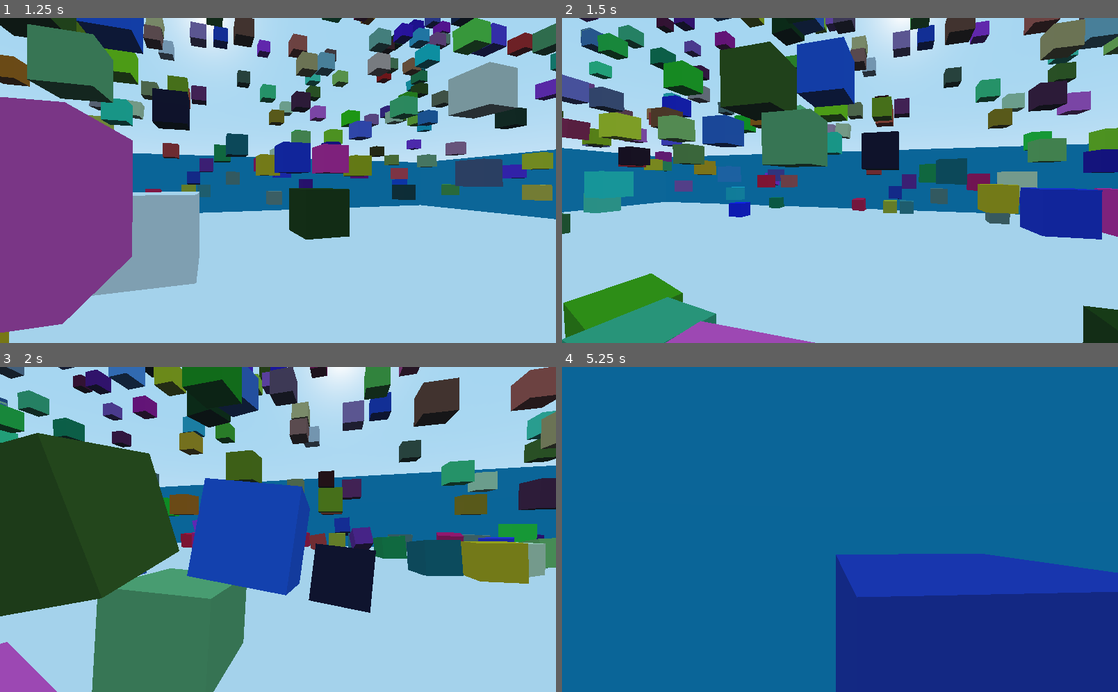
Above: before the commit, frames 1-4 (two rows, left to right).
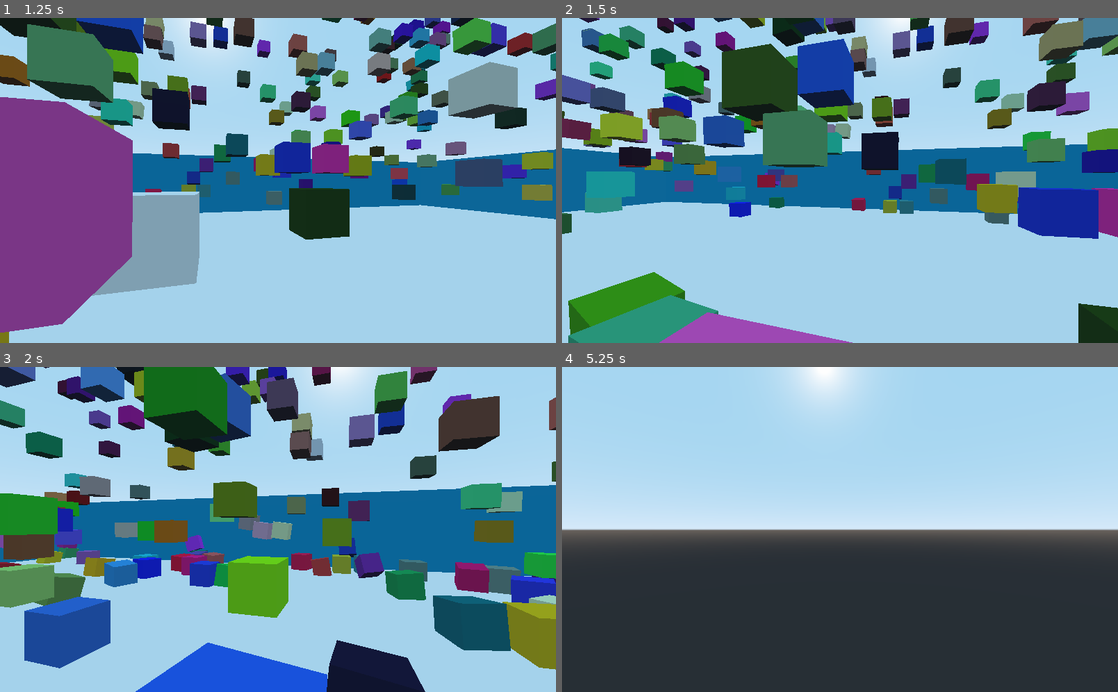
Above: after the commit, the same moments.

Repository: 201flaviosilva-labs/Et-Cetera
Game: Godot game, scene res://Main.tscn
The game is run twice, just before and just after one commit, with the same random seed, the same clock (stepped at 60 frames per second) and the same inputs.
Inputs (mouse positions are in pixels of both pictures, inside the frame that each line leads up to):
- Up to frame 1 (1.25 s): move the mouse to (305, 180) at 0.52 s; hold W (move_forward) from 0.53 s (still down); click (305, 180) at 0.6 s; tap Space (jump) at 0.77 s
- Up to frame 2 (1.5 s): keep holding W (move_forward); move the mouse to (812, 180) at 1.27 s; tap Shift (run) at 1.35 s
- Up to frame 3 (2 s): keep holding W (move_forward); tap Space (jump) at 1.52 s
- Up to frame 4 (5.25 s): keep holding W (move_forward); move the mouse to (851, 523) at 2.02 s; click (851, 523) at 2.1 s; move the mouse to (834, 536) at 2.77 s; tap Shift (run) at 2.85, 4.35 s; tap Space (jump) at 3.02, 3.77, 4.52 s; move the mouse to (878, 532) at 3.52 s; click (878, 532) at 3.6 s; move the mouse to (795, 526) at 4.27 s; move the mouse to (845, 529) at 5.02 s; click (845, 529) at 5.1 s

Frame 1 is identical in both runs. In frame 2, 3.6% of the frame differs, in the area x 0-100%, y 0-100%; in frame 3, 72%; in frame 4, 100%.

Commit message:
fix player collision with rigidbody

Diff:
--- a/Project/Crate.tscn
+++ b/Project/Crate.tscn
@@ -9,7 +9,7 @@
 
 [sub_resource type="BoxShape" id=2]
 
-[node name="Crate" type="RigidBody"]
+[node name="Crate" type="RigidBody" groups=["crate"]]
 script = ExtResource( 1 )
 __meta__ = {
 "_edit_group_": true
--- a/Project/Player.gd
+++ b/Project/Player.gd
@@ -4,6 +4,7 @@
 export (float) var JUMP_FORCE: float = 10
 export (Vector3) var GRAVITY: Vector3 = Vector3.DOWN * 15
 export (float) var MOUSE_SENSIVITY: float = 0.3
+export (float, 0, 200) var inertia: float = 0.5
 
 var velocity: Vector3 = Vector3.ZERO
 var is_jumping: bool = false
@@ -42,7 +43,13 @@
 
 	var snap_vector = Vector3.DOWN if not is_jumping else Vector3.ZERO
 
-	velocity = move_and_slide_with_snap(velocity, snap_vector, Vector3.UP, true, 4, deg2rad(70))
+	velocity = move_and_slide_with_snap(velocity, snap_vector, Vector3.UP, true, 10, deg2rad(70), false)
+
+	for index in get_slide_count():
+		var collision = get_slide_collision(index)
+		if collision.collider.is_in_group("crate"):
+			collision.collider.apply_central_impulse(-collision.normal * inertia)
+
 	pass
 
 func _unhandled_input(event: InputEvent) -> void:
Not shown, removed: .gitlab-ci.yml
Not shown, changed: README.md
Not shown, removed: bitbucket-pipelines.yml
